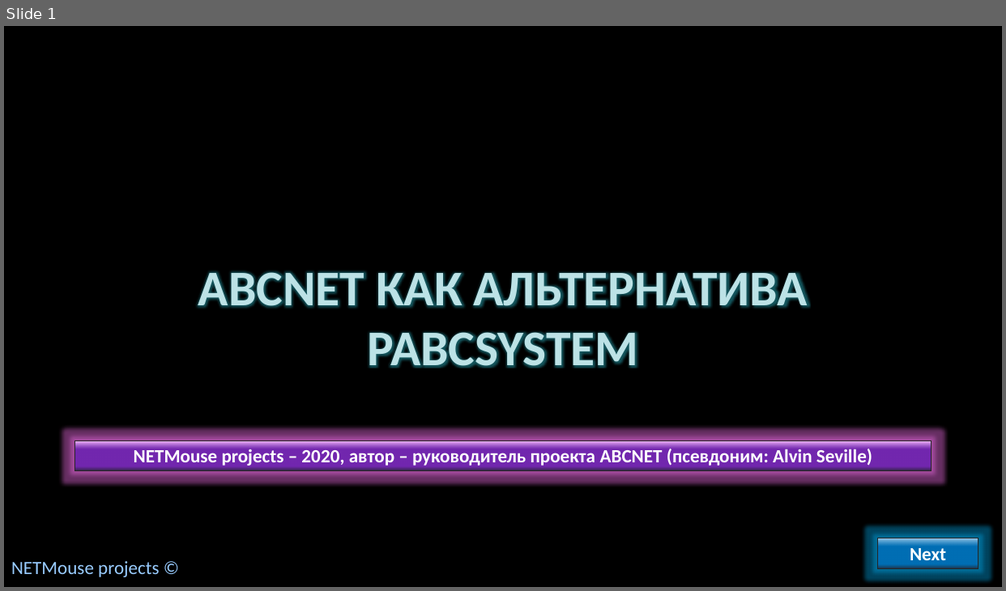
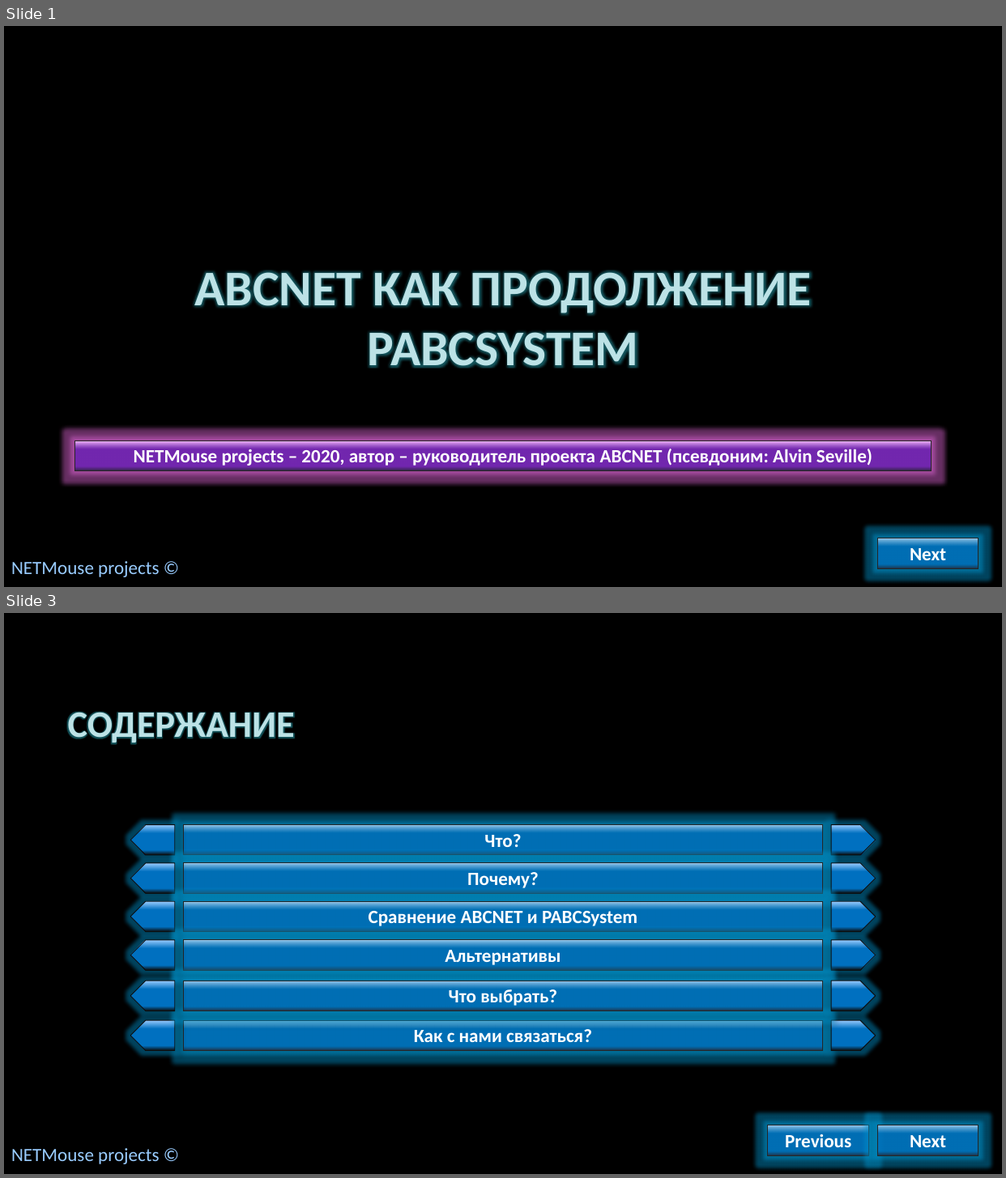
Before and after one commit to AlvinSeville7cf-NET-projects/ABCNET, a slide deck: NETMouse - .NET release/Presentations/ABCNET как альтернатива PABCSystem.pptx. Shown one above the other, each under a label of ours: slide 1 before the commit, slides 1 and 3 after it; the slides between them are not shown. The pictures are 1006x591 and 1006x1178 pixels, drawn with LibreOffice and Linux fonts; fonts in the diff are those of the drawing; background and template pictures are left out. Boxes give left, top, right and bottom in pixels: in the first picture for what was removed or moved away, otherwise in the second. Text is boxed around its words. In the diff, an @@ line names an element or a change of style, - is before the commit and + after.

```diff
--- a/NETMouse - .NET release/Presentations/ABCNET как альтернатива PABCSystem.pptx
+++ b/NETMouse - .NET release/Presentations/ABCNET как альтернатива PABCSystem.pptx
@@ slide 3 added at [4,613,1002,1174], background picture (left out) @@
@@ title added at [68,712,295,744], 36 pt, text #BCE2E6, bold @@
+СОДЕРЖАНИЕ
@@ pentagon arrow added at [130,825,175,855], fill gradient #99CCFF to #0070C0 to #0D0D0D, outline #0D0D0D 0.75 pt @@
@@ rectangle added at [184,825,823,855], fill gradient #A3CEED to #0070C0 to #292834, outline #262626 0.75 pt, 18 pt, text #FFFFFF, bold @@
+Что?
@@ pentagon arrow added at [831,825,876,855], fill gradient #99CCFF to #0070C0 to #0D0D0D, outline #0D0D0D 0.75 pt @@
@@ pentagon arrow added at [130,863,175,893], fill gradient #99CCFF to #0070C0 to #0D0D0D, outline #0D0D0D 0.75 pt @@
@@ rectangle added at [184,863,823,893], fill gradient #A3CEED to #0070C0 to #292834, outline #262626 0.75 pt, 18 pt, text #FFFFFF, bold @@
+Почему?
@@ pentagon arrow added at [831,863,876,893], fill gradient #99CCFF to #0070C0 to #0D0D0D, outline #0D0D0D 0.75 pt @@
@@ pentagon arrow added at [130,902,175,932], fill gradient #99CCFF to #0070C0 to #0D0D0D, outline #0D0D0D 0.75 pt @@
@@ rectangle added at [184,902,823,932], fill gradient #A3CEED to #0070C0 to #292834, outline #262626 0.75 pt, 18 pt, text #FFFFFF, bold @@
+Сравнение ABCNET и PABCSystem
@@ pentagon arrow added at [831,902,876,932], fill gradient #99CCFF to #0070C0 to #0D0D0D, outline #0D0D0D 0.75 pt @@
@@ pentagon arrow added at [130,940,175,970], fill gradient #99CCFF to #0070C0 to #0D0D0D, outline #0D0D0D 0.75 pt @@
@@ rectangle added at [184,940,823,970], fill gradient #A3CEED to #0070C0 to #292834, outline #262626 0.75 pt, 18 pt, text #FFFFFF, bold @@
+Альтернативы
@@ pentagon arrow added at [831,940,876,970], fill gradient #99CCFF to #0070C0 to #0D0D0D, outline #0D0D0D 0.75 pt @@
@@ pentagon arrow added at [130,982,175,1012], fill gradient #99CCFF to #0070C0 to #0D0D0D, outline #0D0D0D 0.75 pt @@
@@ rectangle added at [184,982,823,1012], fill gradient #A3CEED to #0070C0 to #292834, outline #262626 0.75 pt, 18 pt, text #FFFFFF, bold @@
+Что выбрать?
@@ pentagon arrow added at [831,982,876,1012], fill gradient #99CCFF to #0070C0 to #0D0D0D, outline #0D0D0D 0.75 pt @@
@@ pentagon arrow added at [130,1021,175,1051], fill gradient #99CCFF to #0070C0 to #0D0D0D, outline #0D0D0D 0.75 pt @@
@@ rectangle added at [184,1021,823,1051], fill gradient #A3CEED to #0070C0 to #292834, outline #262626 0.75 pt, 18 pt, text #FFFFFF, bold @@
+Как с нами связаться?
@@ pentagon arrow added at [831,1021,876,1051], fill gradient #99CCFF to #0070C0 to #0D0D0D, outline #0D0D0D 0.75 pt @@
@@ rectangle added at [769,1126,869,1156], fill gradient #A3CEED to #0070C0 to #292834, outline #262626 0.75 pt, 18 pt, text #FFFFFF, bold @@
+Previous
@@ rectangle added at [878,1126,978,1156], fill gradient #A3CEED to #0070C0 to #292834, outline #262626 0.75 pt, 18 pt, text #FFFFFF, bold @@
+Next
@@ text added at [11,1148,159,1165], 18 pt, text #99CCFF @@
+NETMouse projects ©
@@ slide 1 changed as well @@
@@ title at [195,271,812,367]: text changed @@
-ABCNET КАК АЛЬТЕРНАТИВА PABCSYSTEM
+ABCNET КАК ПРОДОЛЖЕНИЕ PABCSYSTEM
```
Also in this commit, not shown: 4 other slides changed, 4 other slides added, 6 slides removed.
